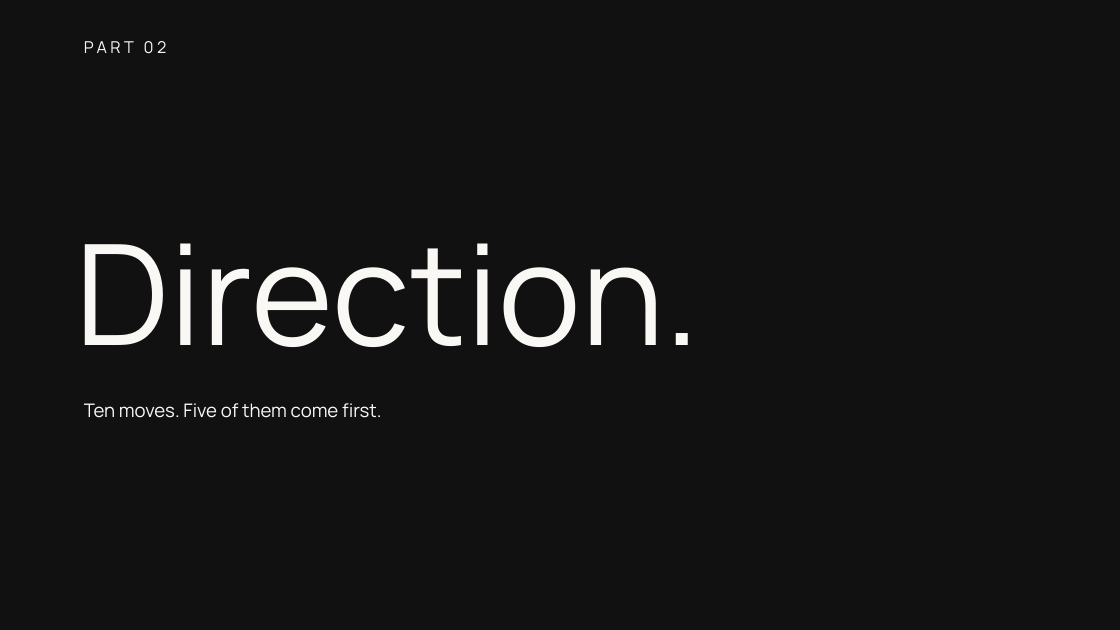
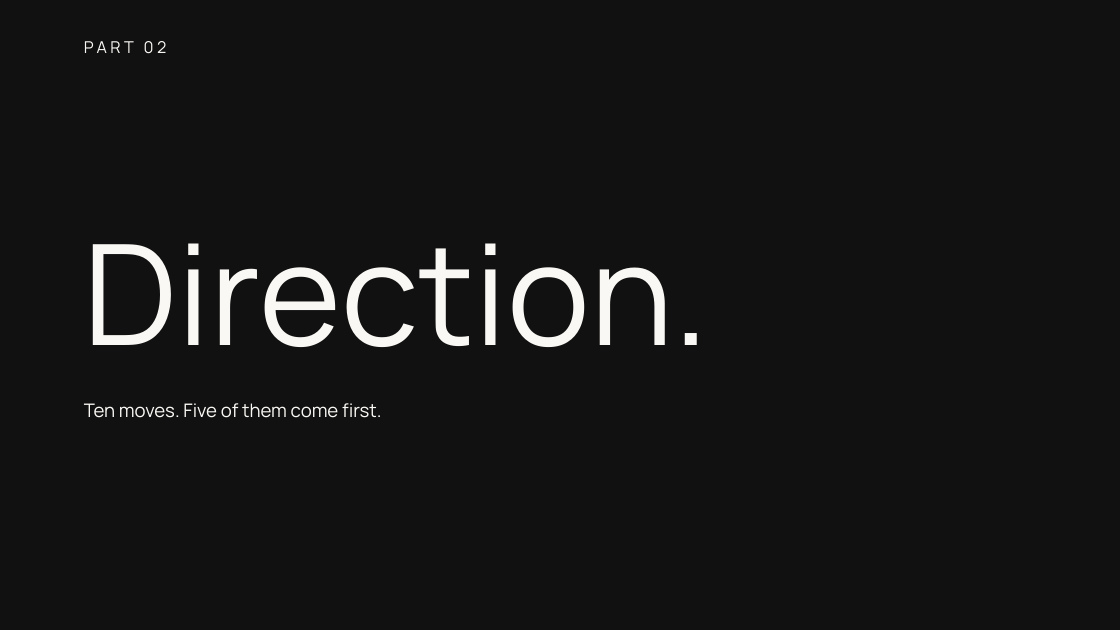
Before and after one commit to clentjewell/tapthatbrewery, a slide deck: slide 8 of 00 Admin/06 Presentations/JP_TapThat_ThePivot_v03.pptx. Drawn at 1120x630 pixels with LibreOffice and Linux fonts; fonts in the diff are those of the drawing; background and template pictures are left out. Boxes give left, top, right and bottom in pixels: in the first picture for what was removed or moved away, otherwise in the second. Text is boxed around its words. In the diff, an @@ line names an element or a change of style, - is before the commit and + after.

```diff
--- a/00 Admin/06 Presentations/JP_TapThat_ThePivot_v03.pptx
+++ b/00 Admin/06 Presentations/JP_TapThat_ThePivot_v03.pptx
@@ text "Direction.": place and size @@
-text "Direction." at [76,243,701,347]
+text "Direction." at [84,243,709,347]
```
Also in this commit, not shown: 6 other slides changed, 4 other files.
